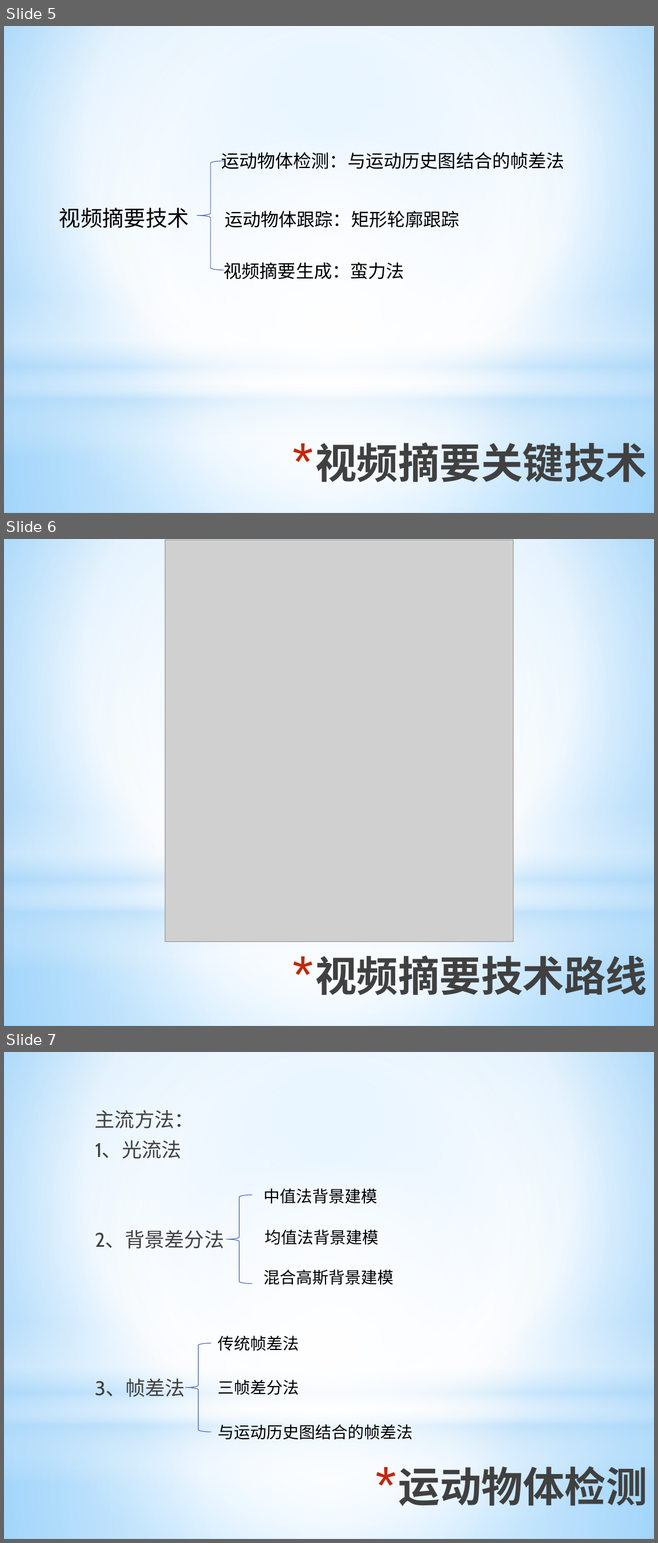
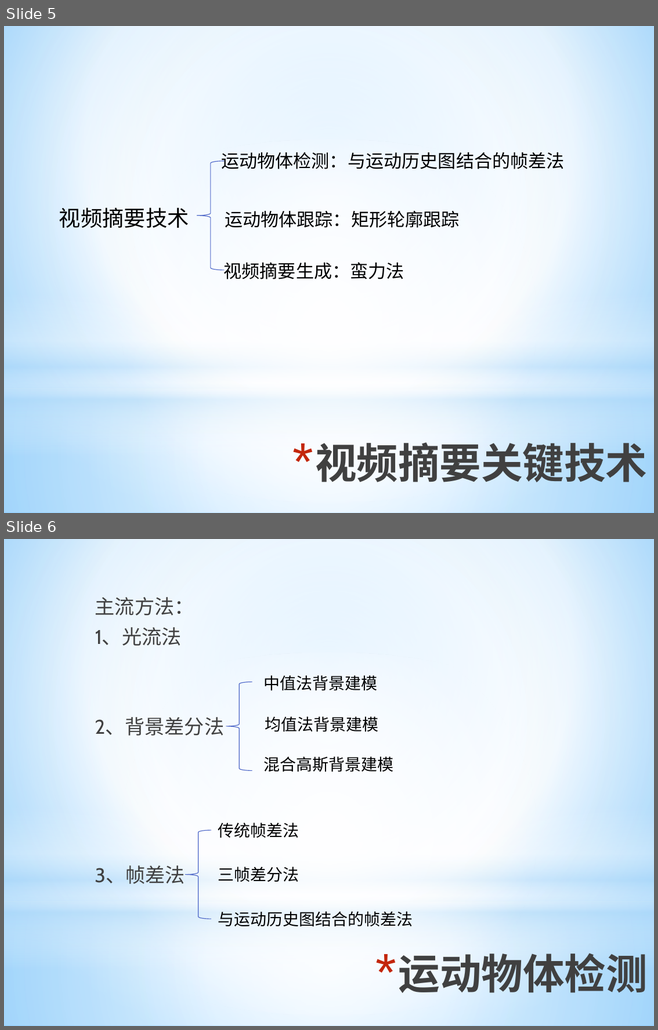
Before and after one commit to ronnyMakhuddin/motion-detect-tiqu, a slide deck: 研究生毕业设计/文档管理/论文_2/毕业设计答辩.pptx. Shown one above the other, each under a label of ours: slides 5, 6 and 7 before the commit, slides 5 and 6 after it. The pictures are 658x1543 and 658x1030 pixels, drawn with LibreOffice and Linux fonts; fonts in the diff are those of the drawing; grey boxes stand for pictures. Boxes give left, top, right and bottom in pixels: in the first picture for what was removed or moved away, otherwise in the second. Text is boxed around its words. In the diff, an @@ line names an element or a change of style, - is before the commit and + after.

```diff
--- a/研究生毕业设计/文档管理/论文_2/毕业设计答辩.pptx
+++ b/研究生毕业设计/文档管理/论文_2/毕业设计答辩.pptx
@@ slide 6 removed at bbox=[4, 539, 654, 1026], background gradient #9ED5FF to #FFFFFF to #5BB9FF; not listed: 4 template elements that a slide beside it also shows @@
@@ picture removed at bbox=[165, 540, 513, 943] @@
@@ title removed at bbox=[315, 950, 647, 1002] @@
-* 视频摘要技术路线
@@ what was slide 7 is now slide 6 @@
```
Also in this commit, not shown: 3 other slides removed.
